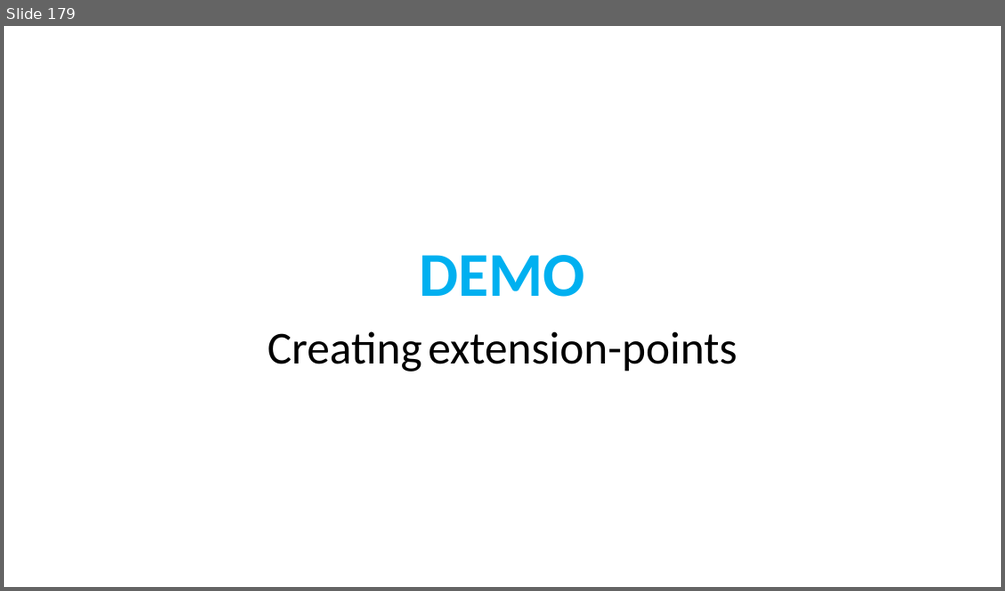
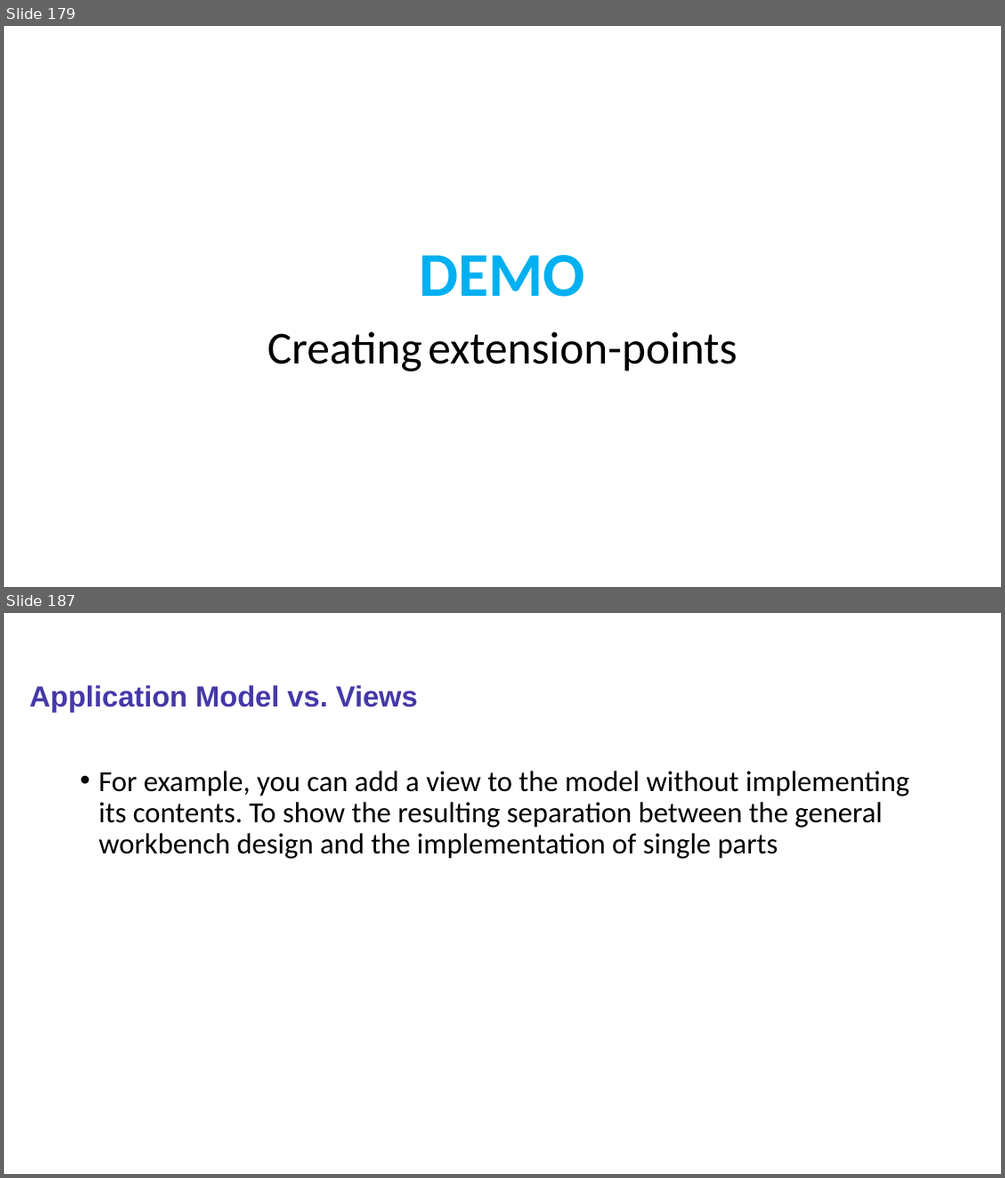
Before and after one commit to sabir123/RCP.Presentations, a slide deck: Eclipse_RCP_Training.pptx. Shown one above the other, each under a label of ours: slide 179 before the commit, slides 179 and 187 after it; the slides between them are not shown. The pictures are 1005x591 and 1005x1178 pixels, drawn with LibreOffice and Linux fonts; fonts in the diff are those of the drawing. Boxes give left, top, right and bottom in pixels: in the first picture for what was removed or moved away, otherwise in the second. Text is boxed around its words. In the diff, an @@ line names an element or a change of style, - is before the commit and + after.

```diff
--- a/Eclipse_RCP_Training.pptx
+++ b/Eclipse_RCP_Training.pptx
@@ slide 187 added at (4, 613, 1001, 1174), background #FFFFFF @@
@@ title added at (30, 685, 418, 711), 28 pt, text #4538A8, bold @@
+Application Model vs. Views
@@ text added at (98, 771, 909, 859), 28 pt, text #000000 @@
+• For example, you can add a view to the model without implementing its contents. To show the resulting separation between the general workbench design and the implementation of single parts
```
Also in this commit, not shown: 63 other slides added.
